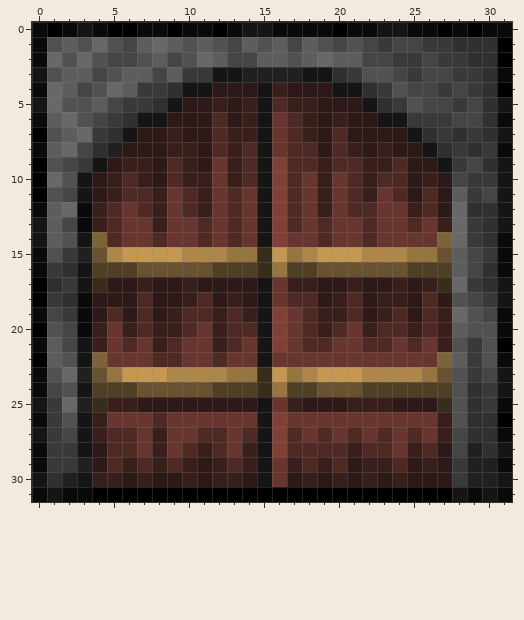
Pixel-art sprite: res/textures/locked_door.png. Above is the file before it was changed.
The file is 32x32 pixels. Colours within 5 levels of each other are drawn and written as one.
The same view after the edit:
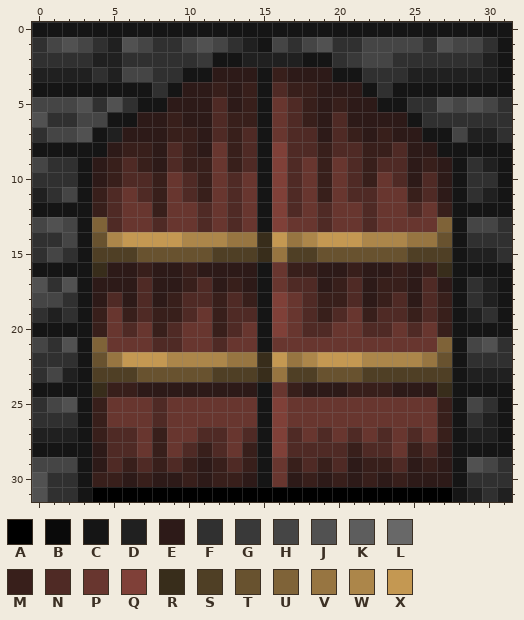
Palette (. is transparent): A #000000  B #0a0a0a  C #151515  D #202020  E #2d1a18  F #303030  G #393939  H #454545  J #515151  K #5d5d5d  L #686868  M #381f1b  N #4f2a25  P #68362f  Q #7f4038  R #382d1b  S #4f3f25  T #68522f  U #7f6338  V #977541  W #ac864a  X #c49852
Edits made:
y 0: x 0..2 BAB -> CCC; x 4..13 BAABBABBAB -> CCCCCCCCCC; x 16..22 BBBBABB -> CCCCCCC; x 25..31 BBABABB -> CCCCCCC
y 1: x 0..18 BJKJLJHKLKJKJHKJKHK -> FHJHFDJHFFHJHFDCHFH; x 20..21 HJ -> FF; x 23 G -> H; x 26..29 GGFF -> FJHH; x 31 A -> C
y 2: x 0..21 BLJLJHHJKHJLKHHKKJKLKK -> FFFFDDFFFFFGCCDDDDCCFG; x 24..28 GGHGG -> FFFFF; x 30..31 FA -> DC
y 3: x 0..31 CJKKHJKKHKGGCCDDDDCCFGJJHGHHGGFB -> DDDDFDHHFFCCEEECMEEECCFFFDDDDDDC
y 4: x 0..12 BLKHJLKGGFCCE -> CCCCCCCCFCEEM; x 14 E -> M; x 16..18 MEE -> NMM; x 20..31 CCFGJHHGHGFA -> EECFCCCCCCCC
y 5: x 0..2 CLJ -> HHH; x 4..9 KHGGFC -> FJFCCE; x 12 M -> N; x 16..17 NM -> PN; x 20 E -> M; x 22..31 CFGJHHGHFC -> ECCFFJHJHF
y 6: x 0..3 BKLJ -> JFFH; x 5..9 GFCCE -> CCEEM; x 13 E -> M; x 20 M -> N; x 23..29 CCGGGHH -> EECFFFF; x 31 B -> F
y 7: x 0..6 AJKLGFC -> FHHJCDE; x 10 E -> M; x 14 M -> N; x 18 M -> N; x 21 E -> M; x 23 E -> M; x 25..31 CFGFGFC -> ECCHDDF
y 8: x 0..7 BKLHFDEE -> CCCCCEMM; x 9 M -> N; x 12 N -> P; x 16 P -> Q; x 19 E -> M; x 21..22 ME -> NM; x 24 E -> N; x 26..31 CFGFGB -> ECCCCC
y 9: x 0..6 AJHGCEM -> HFFCEMN; x 11 E -> M; x 18 N -> P; x 20 N -> P; x 23 M -> N; x 26..30 ECGHF -> MECFD
y 10: x 0..2 ALJ -> FFF; x 7..10 MENM -> NMPN; x 13..14 MN -> NP; x 23 N -> P; x 26 M -> N; x 28..30 HGG -> CFF
y 11: x 0..1 AJ -> DF; x 4..6 EMN -> MNP; x 22 M -> N; x 24..25 NE -> PM; x 28..30 KGH -> CFD
y 12: x 0..3 BKLB -> CCCC; x 7 N -> P; x 10..11 NM -> PN; x 19 M -> N; x 21 N -> P; x 25..30 MNELFF -> NPMCCC
y 13: x 0..1 CK -> HJ; x 3..4 BM -> CU; x 8 M -> N; x 17 N -> P; x 25 N -> P; x 27..31 MLGFC -> UCHHF
y 14: x 0..2 CKJ -> FFH; x 4..29 UNPPNPPNPNPCQPPNPPNPPPPULG -> TWXXXXWWWVVRXVWXXXWWWVVTCF; x 31 B -> F
y 15: x 0..14 BJGDTWXXXXWWWVV -> FHFCSSSTTTTTSSS; x 16..31 XVWXXXWWWVVTKHGB -> VSSTTTTTTSSSCDDF
y 16: x 0..2 BGF -> CCC; x 4..31 SSSTTTTTSSSRVSSTTTTTTSSSKHFB -> REEMEEMEEEECPMMEEMEEMEMRCCCC
y 17: x 0 A -> J; x 2 G -> J; x 4 R -> E; x 7 M -> N; x 11 E -> N; x 13 E -> M; x 17..18 MM -> NN; x 20..21 EM -> MN; x 23 E -> M; x 26..30 MRLGF -> NECFD
y 18: x 0..1 AG -> HH; x 3 B -> C; x 5 E -> N; x 9..10 EM -> MN; x 12..14 EME -> MNM; x 16..17 PN -> QP; x 19 E -> M; x 24 M -> N; x 27..30 EJHG -> MCFD
y 19: x 0..6 BHGBENE -> FDFCMPM; x 8 E -> M; x 11 N -> P; x 14 M -> N; x 20..23 MNEM -> NPMN; x 25 E -> M; x 28..31 LJHB -> CDFC
y 20: x 0..3 AJHB -> CCCC; x 6..7 MN -> NP; x 9..10 MN -> NP; x 14 N -> P; x 19..20 MN -> NP; x 22 M -> N; x 24..26 NMN -> PNP; x 28..31 KJJB -> CCCC
y 21: x 0..2 BKH -> HFJ; x 4 M -> U; x 6 N -> P; x 8 M -> N; x 12..13 MN -> NP; x 16 Q -> P; x 18..19 NN -> PP; x 22..23 NN -> PP; x 25 N -> P; x 27..29 MJG -> UCH; x 31 A -> F
y 22: x 0..2 AKJ -> FFF; x 4..31 UPPPNNPPNPPCPPPPPPPPPPPUKGJB -> TVXXXWWWWVVRXVWXXXWWWWVTCFFF
y 23: x 0..14 BJLDTVXXXWWWWVV -> FHDCSSSTTTTTSSS; x 16..31 XVWXXXWWWWVTJGHC -> VSSTTTSSSSSSCDDD
y 24: x 0..2 BHJ -> CCC; x 4..30 SSSTTTTTSSSRVSSTTTSSSSSSJFG -> RMMEEEEEEEECPMEEEMMMEEERCCC
y 25: x 0..14 CGLDRMMEEEEEEEE -> FHJCMPPPNPPPPPP; x 16..31 PMEEEMMMEEERJFGB -> QPPPPPPPPPPMCHFC
y 26: x 0..2 BGJ -> FFF; x 28 J -> C; x 30..31 FA -> DC
y 27: x 0..2 CGH -> DDD; x 28..31 HFFB -> CDDC
y 28: x 0..2 BGG -> CCC; x 28..30 HDF -> CCC
y 29: x 0..3 BGGD -> HHHC; x 28..31 GDDB -> CJHF
y 30: x 0 C -> J; x 2 D -> F; x 28..31 GDDC -> CFFF
y 31: x 0..3 BCBB -> JFFC; x 29..31 BCB -> DFD
Pixel boxes of the changes (left, top, right, bottom) in both pictures:
changed: (32, 22, 512, 502)
